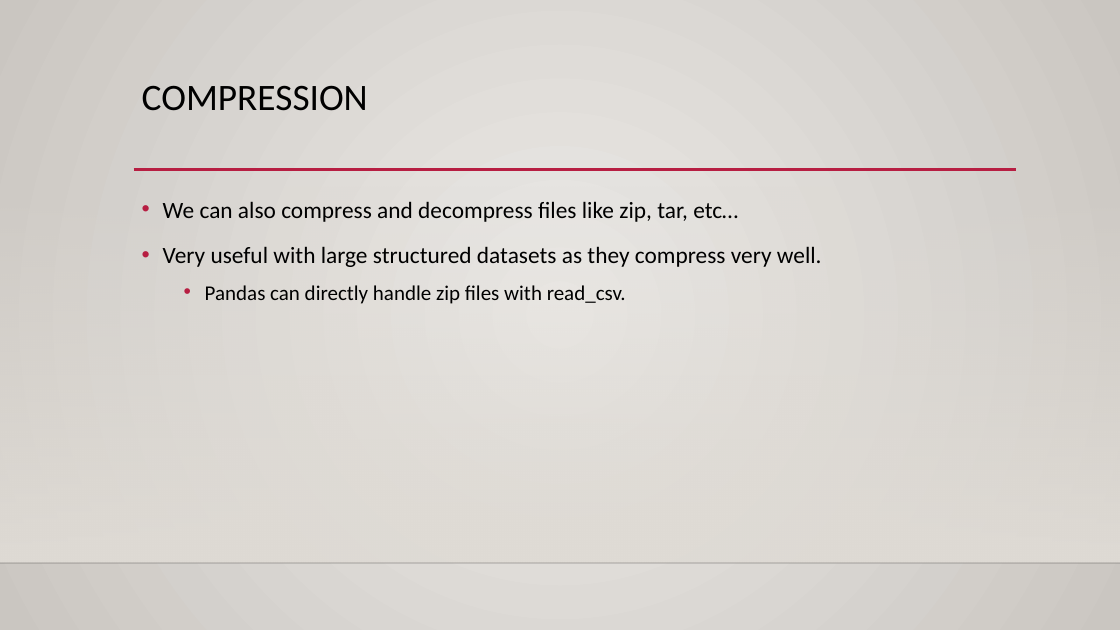
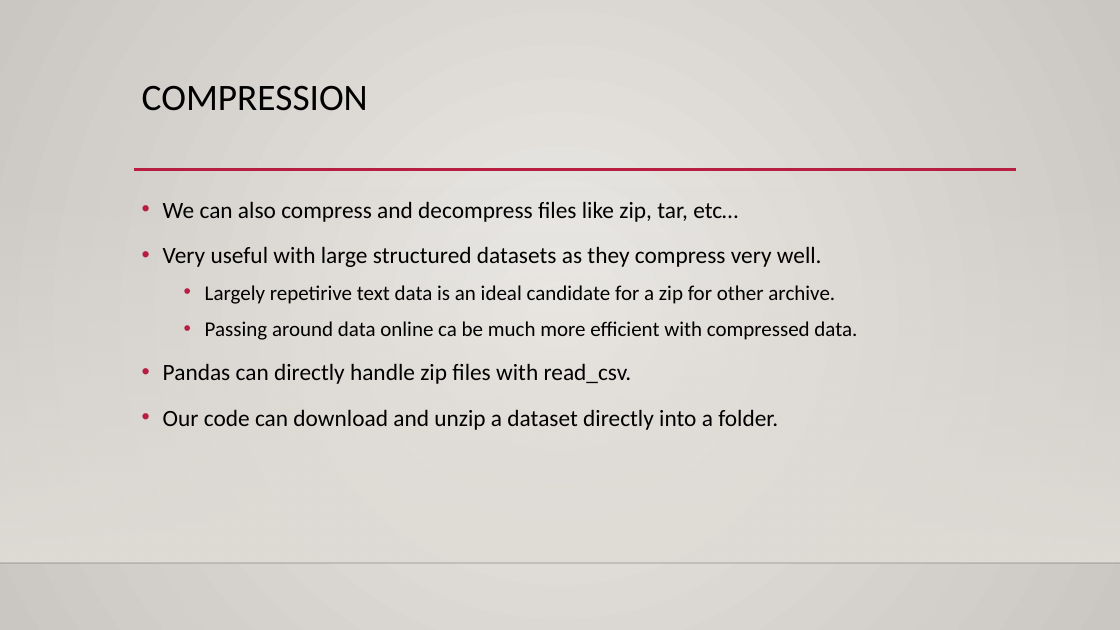
Before and after one commit to okohnkay/Programming_Basics_for_ML, a slide deck: slide 13 of course_material/slides/os_system.pptx (slide 14 before the commit). Drawn at 1120x630 pixels with LibreOffice and Linux fonts; fonts in the diff are those of the drawing; background and template pictures are left out. Boxes give left, top, right and bottom in pixels: in the first picture for what was removed or moved away, otherwise in the second. Text is boxed around its words. In the diff, an @@ line names an element or a change of style, - is before the commit and + after.

Commit message:
update

```diff
--- a/course_material/slides/os_system.pptx
+++ b/course_material/slides/os_system.pptx
@@ text at [205,285,857,340]: paragraphs added @@
+  • Largely repetirive text data is an ideal candidate for a zip for other archive.
+  • Passing around data online ca be much more efficient with compressed data.
@@ text at [163,363,632,384]: size 18 to 20 pt in "Pandas can directly handle zip files with ..."; list level 2 to 1 in "Pandas can directly handle zip ..." @@
@@ text at [163,409,778,430]: paragraph added @@
+• Our code can download and unzip a dataset directly into a folder.
```
Also in this commit, not shown: 1 other slide changed, 2 slides removed.
